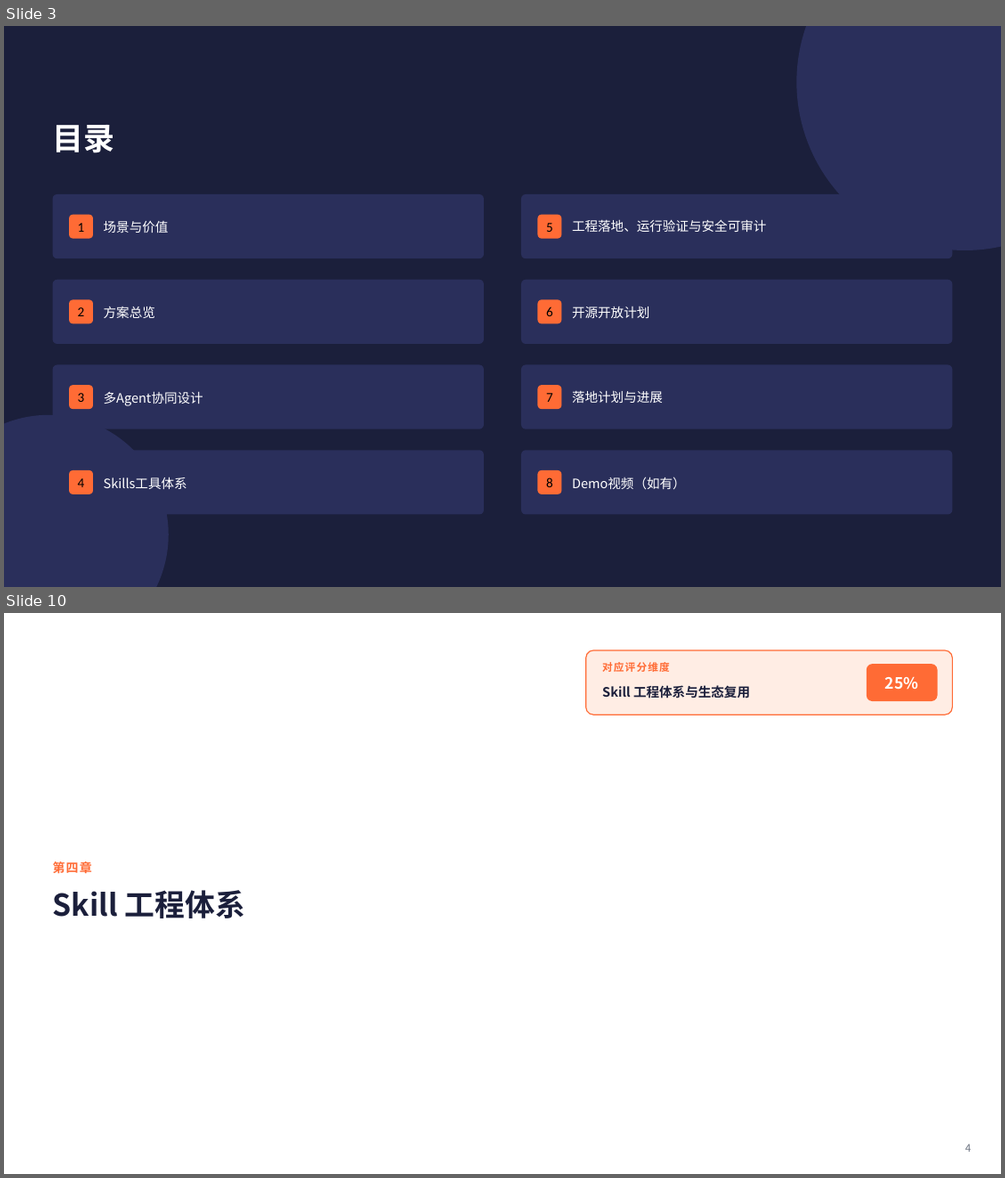
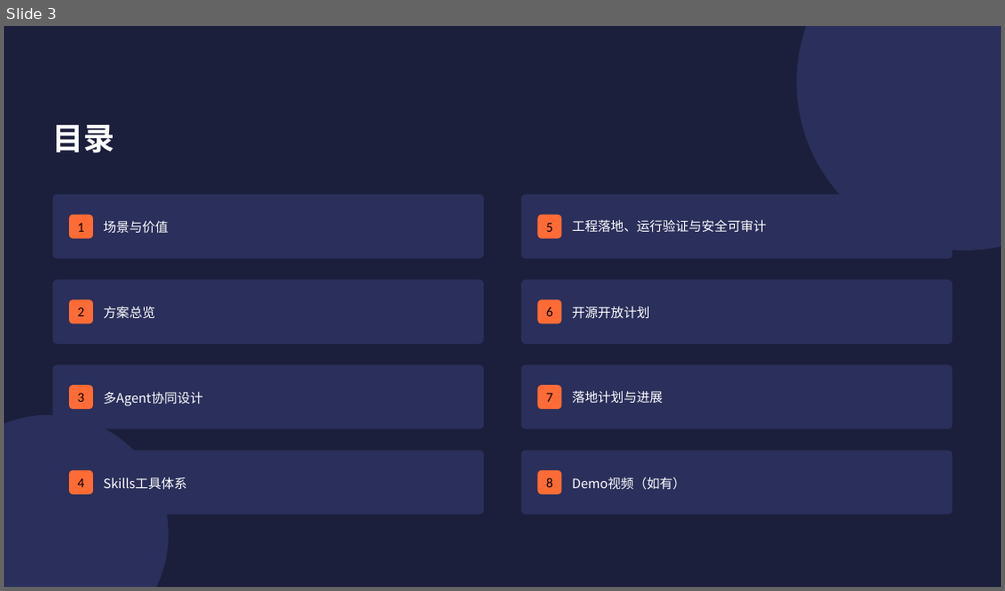
Before and after one commit to libo9922/edge-aiops-demo, a slide deck: docs/edge-aiops-submission.pptx. Shown one above the other, each under a label of ours: slides 3 and 10 before the commit, slide 3 after it; the slides between them are not shown. The pictures are 1005x1178 and 1005x591 pixels, drawn with LibreOffice and Linux fonts; fonts in the diff are those of the drawing. Boxes give left, top, right and bottom in pixels: in the first picture for what was removed or moved away, otherwise in the second. Text is boxed around its words. In the diff, an @@ line names an element or a change of style, - is before the commit and + after.

Commit message:
feat(ppt): regenerate using OpsPilot reference template (text-only, no architecture screenshots, with team info)

```diff
--- a/docs/edge-aiops-submission.pptx
+++ b/docs/edge-aiops-submission.pptx
@@ slide 10 removed at <box>4,613,1001,1174</box>, background #FFFFFF @@
@@ rounded rectangle removed at <box>586,650,952,714</box> @@
@@ text removed at <box>602,662,670,672</box> @@
-对应评分维度
@@ rounded rectangle removed at <box>866,664,938,701</box> @@
@@ text removed at <box>602,685,750,698</box> @@
-Skill 工程体系与生态复用
@@ text removed at <box>885,677,918,689</box> @@
-25%
@@ text removed at <box>53,861,92,873</box> @@
-第四章
@@ text removed at <box>53,890,244,918</box> @@
-Skill 工程体系
@@ text removed at <box>965,1143,971,1151</box> @@
-4
```
Also in this commit, not shown: 7 slides changed, 11 slides added, 10 other slides removed, 1 other file.
